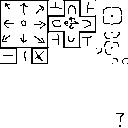
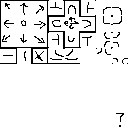
Before/after of a 128 x 128 layered artwork. What changed in the layer stack:
painted on "Paint Layer 1" (1st of 2) over [48, 48, 80, 64]
painted on "Paint Layer 1" (2nd of 2) over [48, 48, 80, 64]
